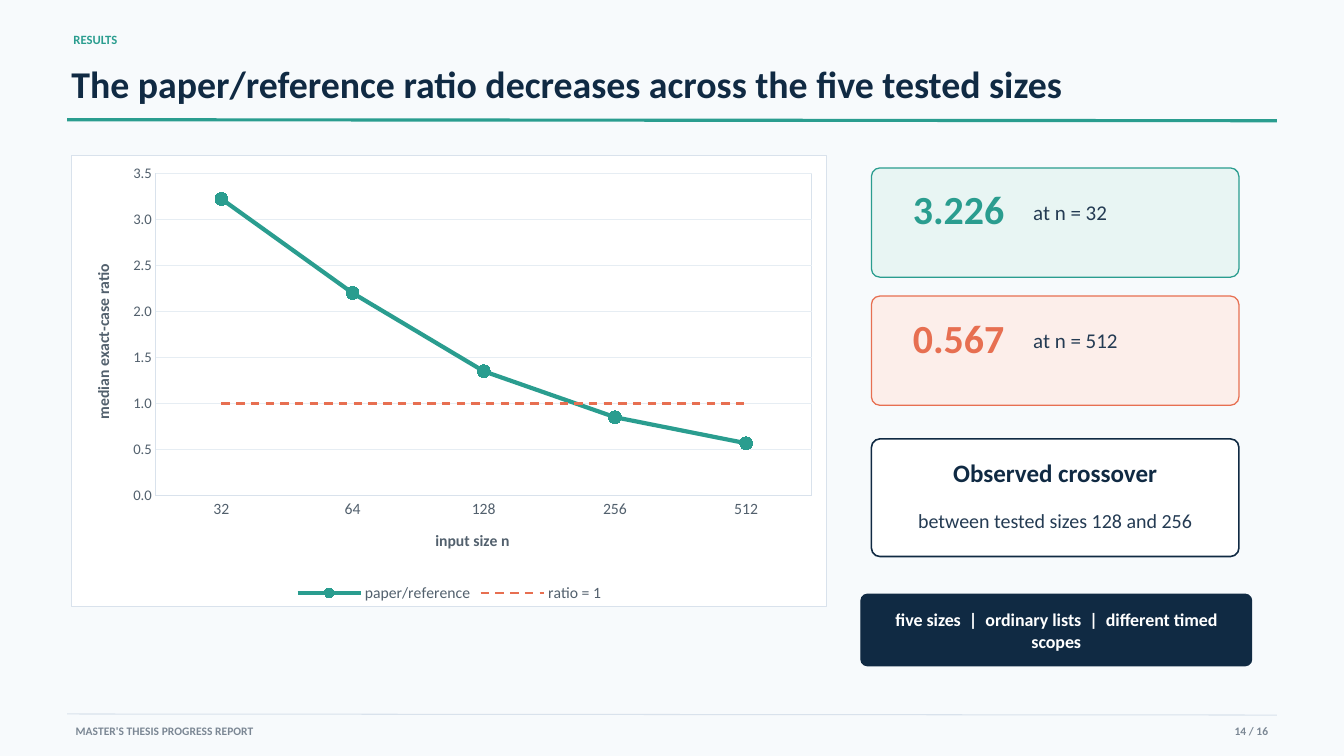
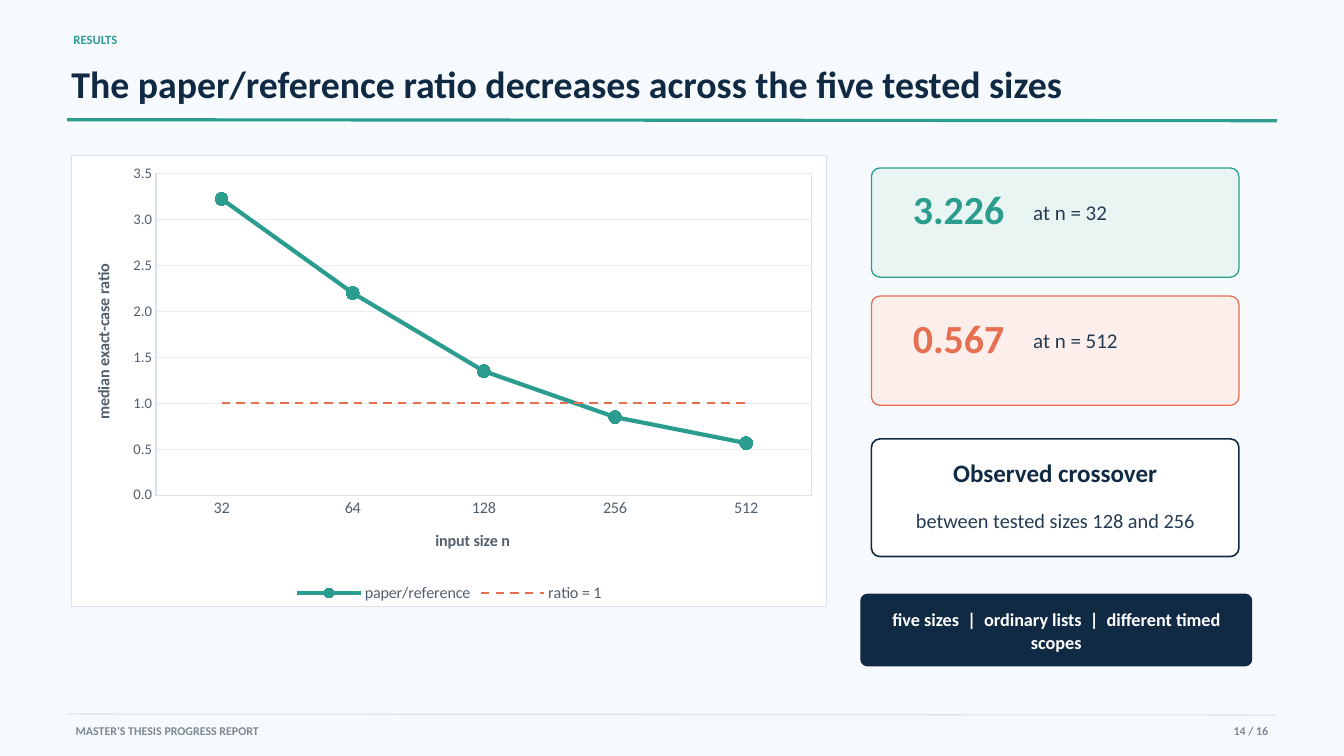
Before and after one commit to YixueWang983/jordan-sorting, a slide deck: slide 14 of presentations/progress_report/Jordan_Sorting_Progress_Report.pptx. Drawn at 1344x756 pixels with LibreOffice and Linux fonts; fonts in the diff are those of the drawing. Boxes give left, top, right and bottom in pixels: in the first picture for what was removed or moved away, otherwise in the second. Text is boxed around its words. In the diff, an @@ line names an element or a change of style, - is before the commit and + after.

```diff
--- a/presentations/progress_report/Jordan_Sorting_Progress_Report.pptx
+++ b/presentations/progress_report/Jordan_Sorting_Progress_Report.pptx
@@ line chart at <box>72,155,828,607</box> @@
@@ legend changed @@
@@ category axis changed @@
@@ text "between tested sizes 128 and ..." at <box>916,514,1195,528</box>: size 14.2 to 14.5 pt @@
@@ text "five sizes | ordinary lists ..." at <box>892,613,1220,652</box>: size 12.8 to 13 pt @@
@@ text "MASTER'S THESIS PROGRESS REPORT" at <box>76,727,258,735</box>: size 8.2 to 8.5 pt @@
@@ text "14 / 16" at <box>1234,727,1268,735</box>: size 8.2 to 8.5 pt @@
```
Also in this commit, not shown: 20 other slides changed, 5 other files.
